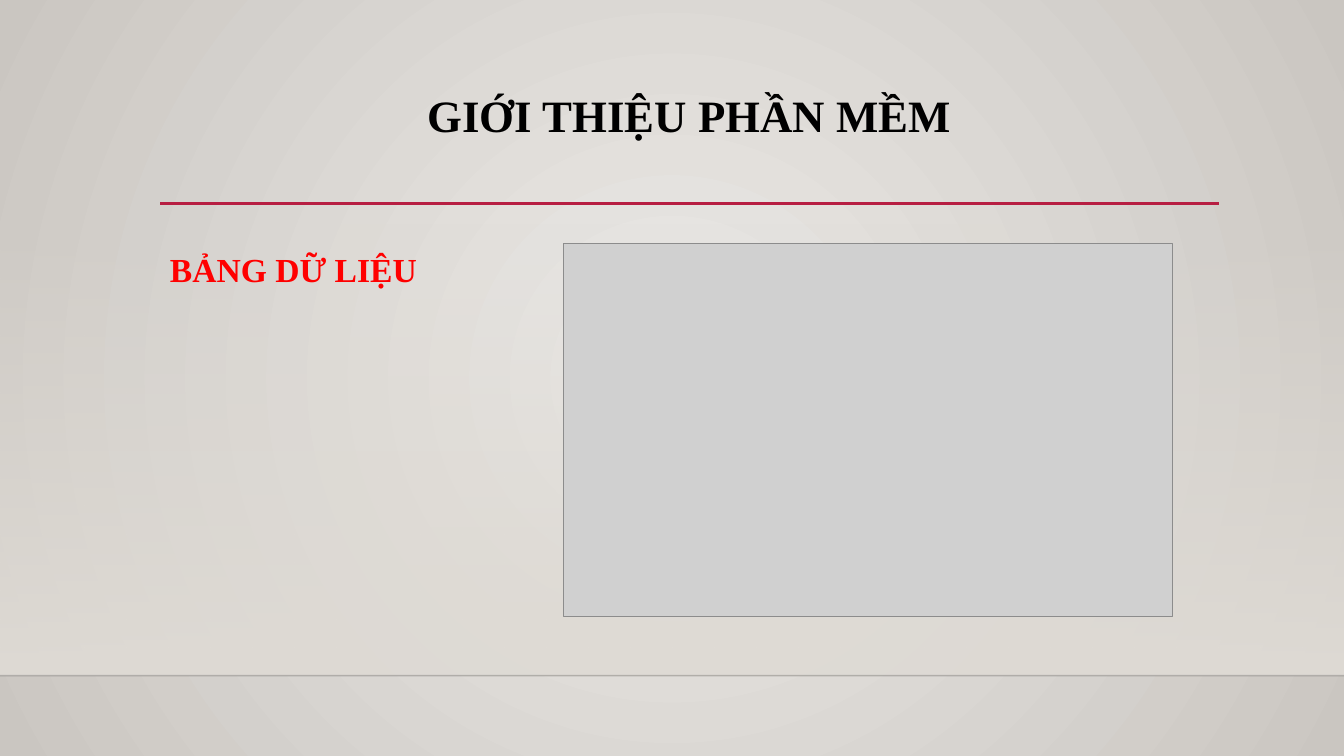
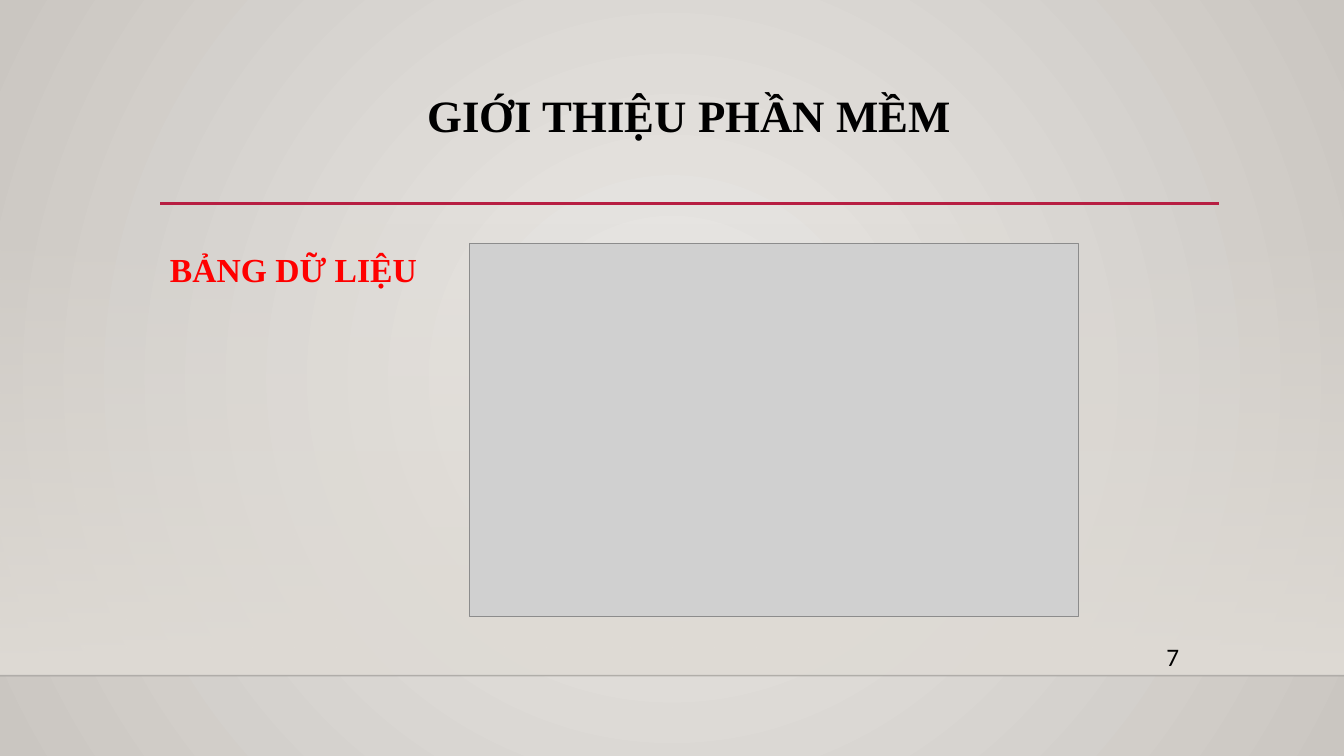
Before and after one commit to thecuong/timquanan, a slide deck: slide 8 of SlideThuyetTrinh.pptx (slide 7 before the commit). Drawn at 1344x756 pixels with LibreOffice and Linux fonts; fonts in the diff are those of the drawing; grey boxes stand for pictures; background and template pictures are left out. Boxes give left, top, right and bottom in pixels: in the first picture for what was removed or moved away, otherwise in the second. Text is boxed around its words. In the diff, an @@ line names an element or a change of style, - is before the commit and + after.

```diff
--- a/SlideThuyetTrinh.pptx
+++ b/SlideThuyetTrinh.pptx
@@ picture: place and size @@
-picture at [564, 244, 1173, 617]
+picture at [469, 244, 1078, 617]
@@ text added at [1166, 650, 1179, 666], 18 pt, text #000000 @@
+7
```
Also in this commit, not shown: 11 other slides changed, 1 slide added, 14 other files.
